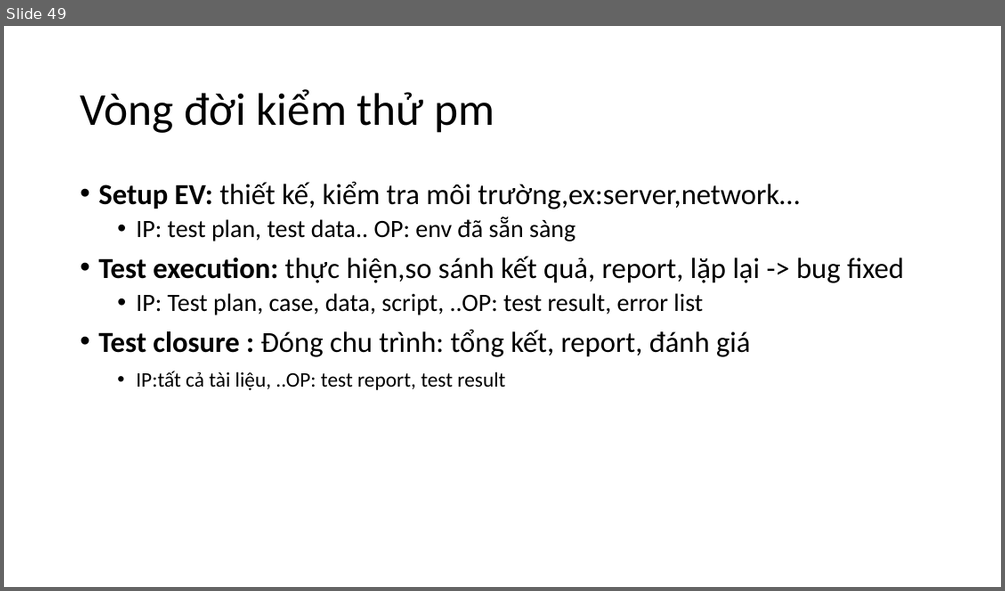
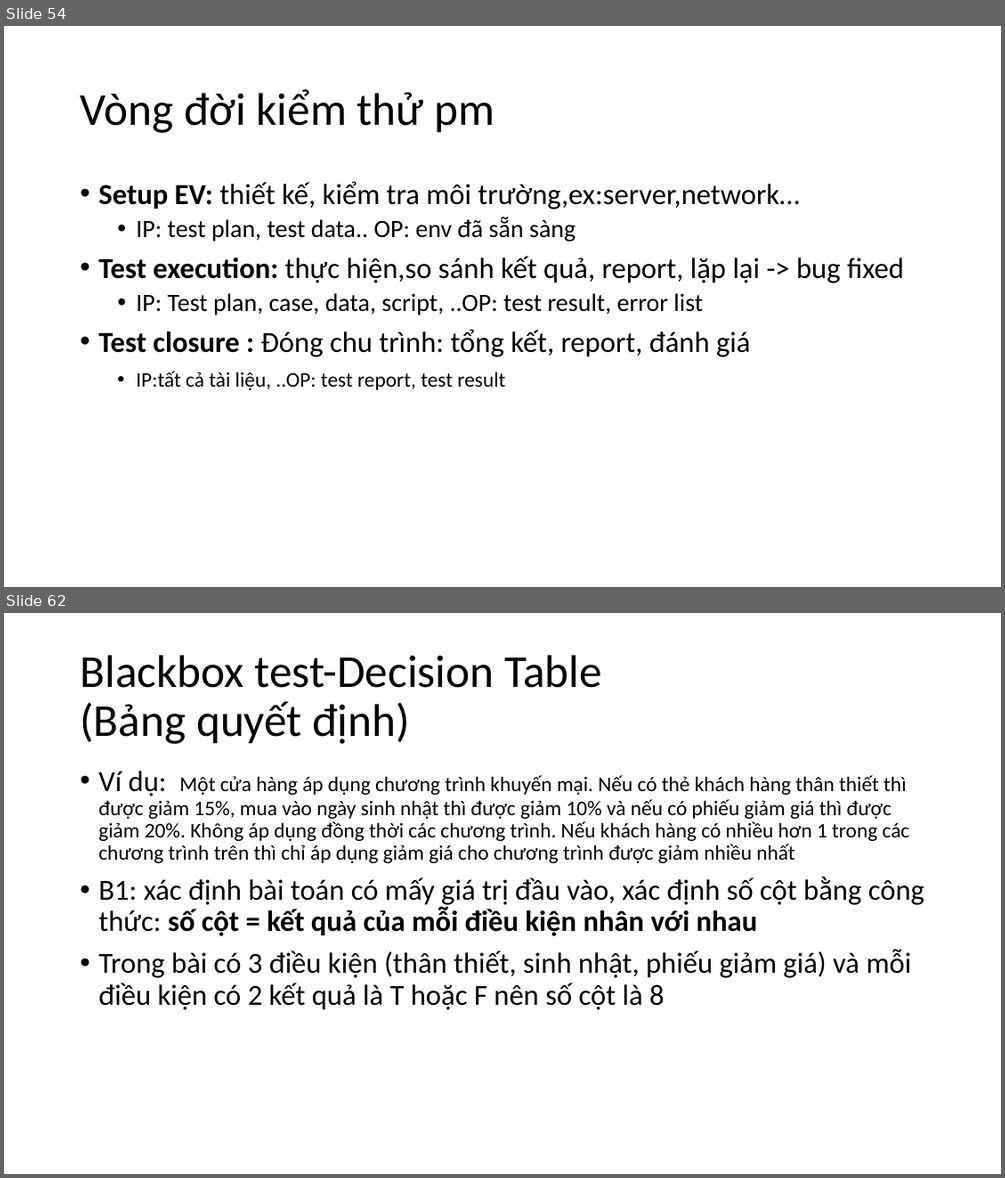
Before and after one commit to shinnobi/software_testing, a slide deck: slide/VMP_SOFTWARE_TEST.pptx. Shown one above the other, each under a label of ours: slide 49 before the commit, slides 54 and 62 after it; the slides between them are not shown. The pictures are 1005x591 and 1005x1178 pixels, drawn with LibreOffice and Linux fonts; fonts in the diff are those of the drawing. Boxes give left, top, right and bottom in pixels: in the first picture for what was removed or moved away, otherwise in the second. Text is boxed around its words. In the diff, an @@ line names an element or a change of style, - is before the commit and + after.

```diff
--- a/slide/VMP_SOFTWARE_TEST.pptx
+++ b/slide/VMP_SOFTWARE_TEST.pptx
@@ slide 62 added at [4, 613, 1001, 1174], background #FFFFFF @@
@@ title added at [80, 655, 602, 744], 44 pt, text #000000 @@
+Blackbox test-Decision Table
+(Bảng quyết định)
@@ text added at [98, 771, 924, 1010], 20 pt, text #000000 @@
+• Ví dụ: Một cửa hàng áp dụng chương trình khuyến mại. Nếu có thẻ khách hàng thân thiết thì được giảm 15%, mua vào ngày sinh nhật thì được giảm 10% và nếu có phiếu giảm giá thì được giảm 20%. Không áp dụng đồng thời các chương trình. Nếu khách hàng có nhiều hơn 1 trong các chương trình trên thì chỉ áp dụng giảm giá cho chương trình được giảm nhiều nhất
+• B1: xác định bài toán có mấy giá trị đầu vào, xác định số cột bằng công thức: số cột = kết quả của mỗi điều kiện nhân với nhau
+• Trong bài có 3 điều kiện (thân thiết, sinh nhật, phiếu giảm giá) và mỗi điều kiện có 2 kết quả là T hoặc F nên số cột là 8
@@ what was slide 49 is now slide 54 @@
```
Also in this commit, not shown: 3 slides changed, 29 other slides added, 1 slide removed, 1 other file.
